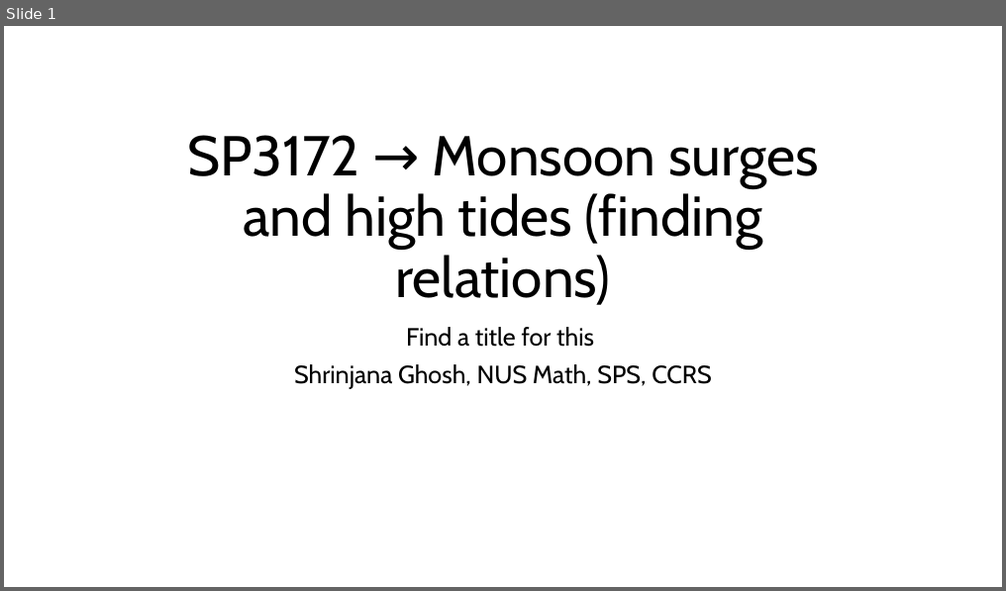
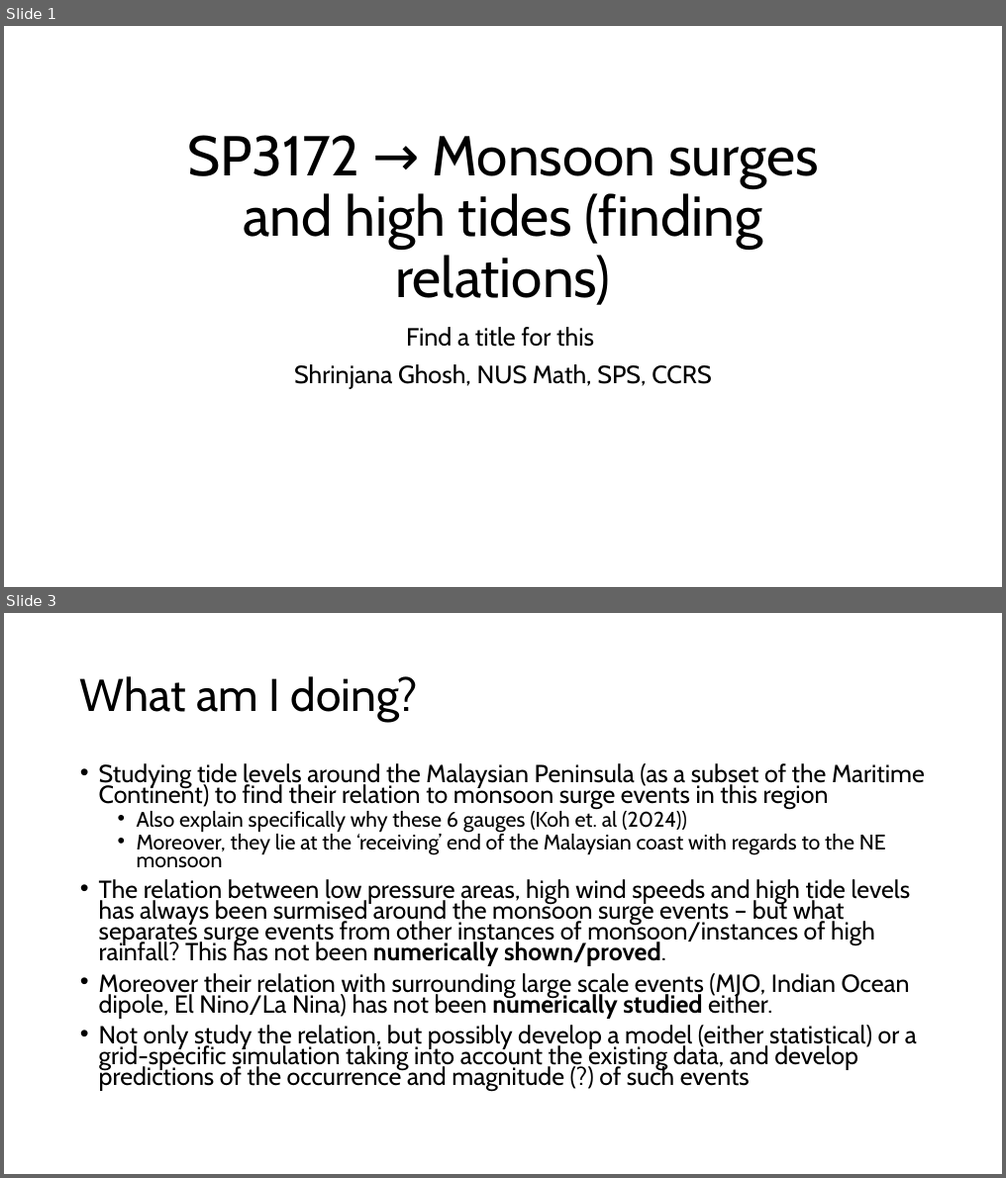
Before and after one commit to shrin0811/test_stuff_for_3172, a slide deck: SP3172  Monsoon surges and high tides (.pptx. Shown one above the other, each under a label of ours: slide 1 before the commit, slides 1 and 3 after it; the slides between them are not shown. The pictures are 1006x591 and 1006x1178 pixels, drawn with LibreOffice and Linux fonts; fonts in the diff are those of the drawing. Boxes give left, top, right and bottom in pixels: in the first picture for what was removed or moved away, otherwise in the second. Text is boxed around its words. In the diff, an @@ line names an element or a change of style, - is before the commit and + after.

```diff
--- a/SP3172  Monsoon surges and high tides (.pptx
+++ b/SP3172  Monsoon surges and high tides (.pptx
@@ slide 3 added at [4, 613, 1002, 1174], background #FFFFFF @@
@@ title added at [80, 676, 418, 722], 44 pt, text #000000 @@
+What am I doing?
@@ text added at [99, 763, 925, 1091], 23.8 pt, text #000000 @@
+• Studying tide levels around the Malaysian Peninsula (as a subset of the Maritime Continent) to find their relation to monsoon surge events in this region
+  • Also explain specifically why these 6 gauges (Koh et. al (2024))
+  • Moreover, they lie at the ‘receiving’ end of the Malaysian coast with regards to the NE monsoon
+• The relation between low pressure areas, high wind speeds and high tide levels has always been surmised around the monsoon surge events – but what separates surge events from other instances of monsoon/instances of high rainfall? This has not been numerically shown/proved.
+• Moreover their relation with surrounding large scale events (MJO, Indian Ocean dipole, El Nino/La Nina) has not been numerically studied either.
+• Not only study the relation, but possibly develop a model (either statistical) or a grid-specific simulation taking into account the existing data, and develop predictions of the occurrence and magnitude (?) of such events
```
Also in this commit, not shown: 1 slide changed, 7 other slides added, 1 other file.
